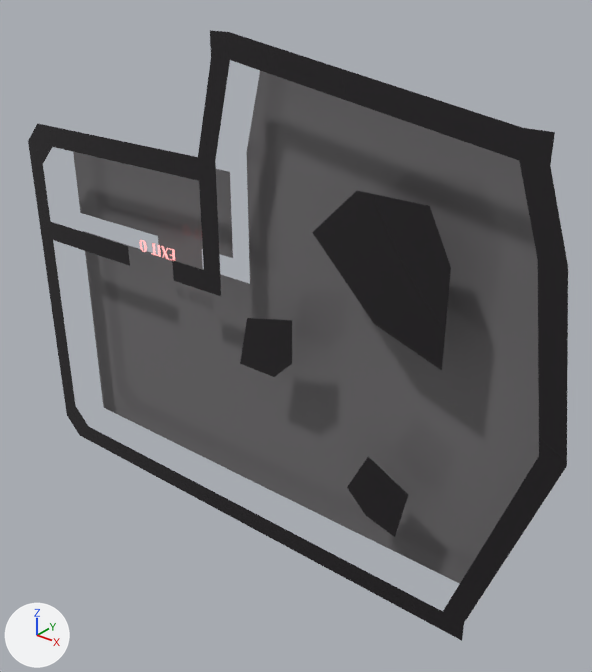
An edit to the glTF model assets/levels/maps/Sandbox.glb, drawn before and after from the same camera.
Before and after are seen from a 50 mm lens placed at (2032.0, -2380.0, 1717.0), pointed at (1.0, 159.0, 142.0). Every picture has the same lights, and +X, +Y and +Z are marked at lower left. Where no turn or scale is listed for an object, it has been applied to the vertices. Vertices at the same position are counted once.

Before the edit, the objects in view are built like this:
```python
me_border_002 = bpy.data.meshes.new('Border.002')
me_border_002.from_pydata(...)  # 5 vertices, 3 faces; spans x -200.0..100.0, y 0.0, z 0.0..300.0
me_border_002.materials.append(mat_bsse1)  # black #221f22
# before: 0 (-200.0, 0.0, 0.0) at pixel (240, 363), 1 (0.0, 0.0, 0.0) at pixel (274, 377), 2 (100.0, 0.0, 100.0) at pixel (292, 363), 3 (-150.0, 0.0, 240.0) at pixel (247, 317), 4 (100.0, 0.0, 300.0) at pixel (292, 320)
me_border_003 = bpy.data.meshes.new('Border.003')
me_border_003.from_pydata(...)  # 6 vertices, 4 faces; spans x 200.0..800.0, y 0.0, z 300.0..900.0
me_border_003.materials.append(mat_bsse1)  # black #221f22
# before: 0 (200.0, 0.0, 700.0) at pixel (312, 232), 1 (800.0, 0.0, 300.0) at pixel (441, 370), 2 (800.0, 0.0, 700.0) at pixel (450, 267), 3 (400.0, 0.0, 900.0) at pixel (356, 190), 4 (700.0, 0.0, 900.0) at pixel (429, 205)
# before: 5 (500.0, 0.0, 400.0) at pixel (374, 324)
me_border_007 = bpy.data.meshes.new('Border.007')
me_border_007.from_pydata([(-400.0, 0.0, 800.0), (-300.0, 0.0, 800.0), (-400.0, 0.0, 400.0), (-300.0, 0.0, 400.0), (-400.0, 0.0, 300.0), (-300.0, 0.0, 300.0), (-600.0, 0.0, 400.0), (-600.0, 0.0, 300.0)], [], [(1, 0, 2), (1, 2, 3), (3, 2, 4), (3, 4, 5), (4, 2, 6), (4, 6, 7)])
me_border_007.materials.append(mat_bsse1)  # black #221f22
me_text_007 = bpy.data.meshes.new('Text.007')
me_text_007.from_pydata(...)  # 132 vertices, 124 faces; spans x -122.0..119.0, y 0.0, z -30.0..30.0
me_text_007.materials.append(mat_redglow)  # white #ffffff
ob_border_024 = bpy.data.objects.new('Border.024', me_border_002)
ob_border_024.location = (0.0, 10.0, 0.0)
ob_border_025 = bpy.data.objects.new('Border.025', me_border_003)
ob_border_025.location = (0.0, 10.0, 0.0)
ob_border_029 = bpy.data.objects.new('Border.029', me_border_007)
ob_border_029.location = (0.0, 10.0, 0.0)
ob_exit_0 = bpy.data.objects.new('Exit 0', me_text_007)
ob_exit_0.location = (-750.0, 57.0, 400.0)
# also in view: 'Border.033' at (1100.0, 10.0, -400.0); 'Border.034' at (-350.0, 10.0, -800.0); 'Border.031' at (450.0, 10.0, 1250.0); 'Border.032' at (1150.0, 10.0, 600.0); 'Border.026' at (-1550.0, 10.0, 0.0)
```
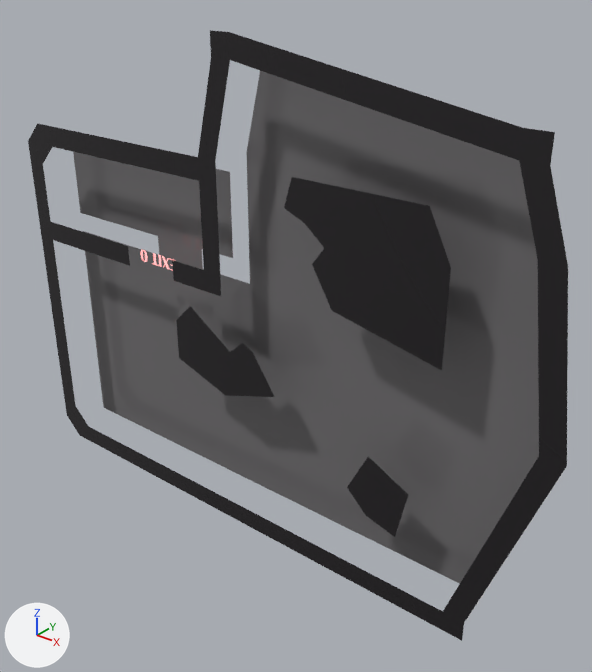
Patch to the scene script:
```diff
--- a/assets/levels/maps/Sandbox.glb.py
+++ b/assets/levels/maps/Sandbox.glb.py
@@ me_border_002 @@
 me_border_002.from_pydata(...)  # 5 vertices, 3 faces; spans x -200.0..100.0, y 0.0, z 0.0..300.0
 # used by ob_border_024; location = (0.0, 10.0, 0.0)
 # verts and faces of me_border_002; kept vertices keep their numbers, new ones are numbered from 5
+# me_border_002 part 1
+delete_vertices([*range(0, 5)])  # with the faces that use them
+verts[5] = (-600.0, 0.0, -100.0)  # pixel (178, 357)
+verts[6] = (-300.0, 0.0, -200.0)  # pixel (225, 395)
+verts[7] = (0.0, 0.0, -100.0)  # pixel (274, 397)
+verts[8] = (-600.0, 0.0, 100.0)  # pixel (176, 320)
+verts[9] = (-500.0, 0.0, 200.0)  # pixel (190, 305)
+verts[10] = (-260.0, 0.0, 40.0)  # pixel (230, 351)
+verts[11] = (-180.0, 0.0, 110.0)  # pixel (242, 342)
+verts[12] = (-120.0, 0.0, 80.0)  # pixel (253, 352)
+faces += [(5, 9, 8), (5, 6, 7), (7, 12, 11), (5, 10, 9), (7, 11, 10), (5, 7, 10)]
 me_border_002.materials.append(mat_bsse1)
@@ me_border_003 @@
 me_border_003.from_pydata(...)  # 6 vertices, 4 faces; spans x 200.0..800.0, y 0.0, z 300.0..900.0
 # used by ob_border_025; location = (0.0, 10.0, 0.0)
 # verts and faces of me_border_003; kept vertices keep their numbers, new ones are numbered from 6
+# me_border_003 part 2
+delete_vertices([0, 3, 5])  # with the faces that use them
+delete_faces([(1, 2, 4)])
+verts[6] = (160.0, 0.0, 730.0)  # pixel (304, 222)
+verts[7] = (100.0, 0.0, 900.0)  # pixel (291, 176)
+verts[8] = (300.0, 0.0, 400.0)  # pixel (331, 310)
+verts[9] = (260.0, 0.0, 650.0)  # pixel (324, 248)
+verts[10] = (200.0, 0.0, 570.0)  # pixel (311, 264)
+verts[11] = (60.0, 0.0, 770.0)  # pixel (283, 208)
+faces += [(2, 4, 7), (6, 7, 11), (8, 9, 10), (6, 9, 7), (1, 2, 7), (1, 9, 8)]
+faces += [(1, 7, 9)]
 me_border_003.materials.append(mat_bsse1)
@@ ob_exit_0 @@
 ob_exit_0 = bpy.data.objects.new('Exit 0', me_text_007)
-ob_exit_0.location = (-750.0, 57.0, 400.0)
+ob_exit_0.location = (-750.0, 57.0, 350.0)
```

What differs and where, as boxes [x1, y1, x2, y2] in the pictures (592 x 672 px):
'Border.025', reshaped (20% wider, 8% taller)
    before: [312, 191, 451, 370]
    after: [284, 177, 451, 370]
'Border.024', reshaped (87% wider, 53% taller)
    before: [240, 318, 292, 377]
    after: [176, 306, 274, 397]
'Exit 0', moved
    before: [140, 240, 175, 261]
    after: [140, 250, 175, 271]
